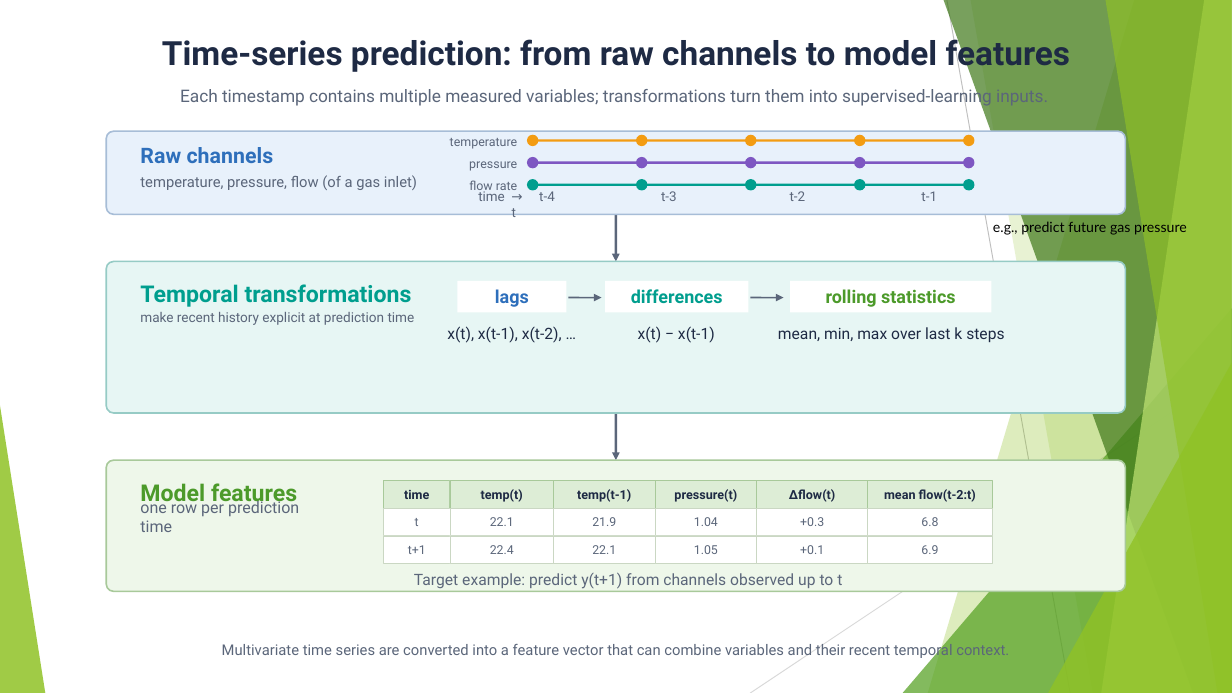
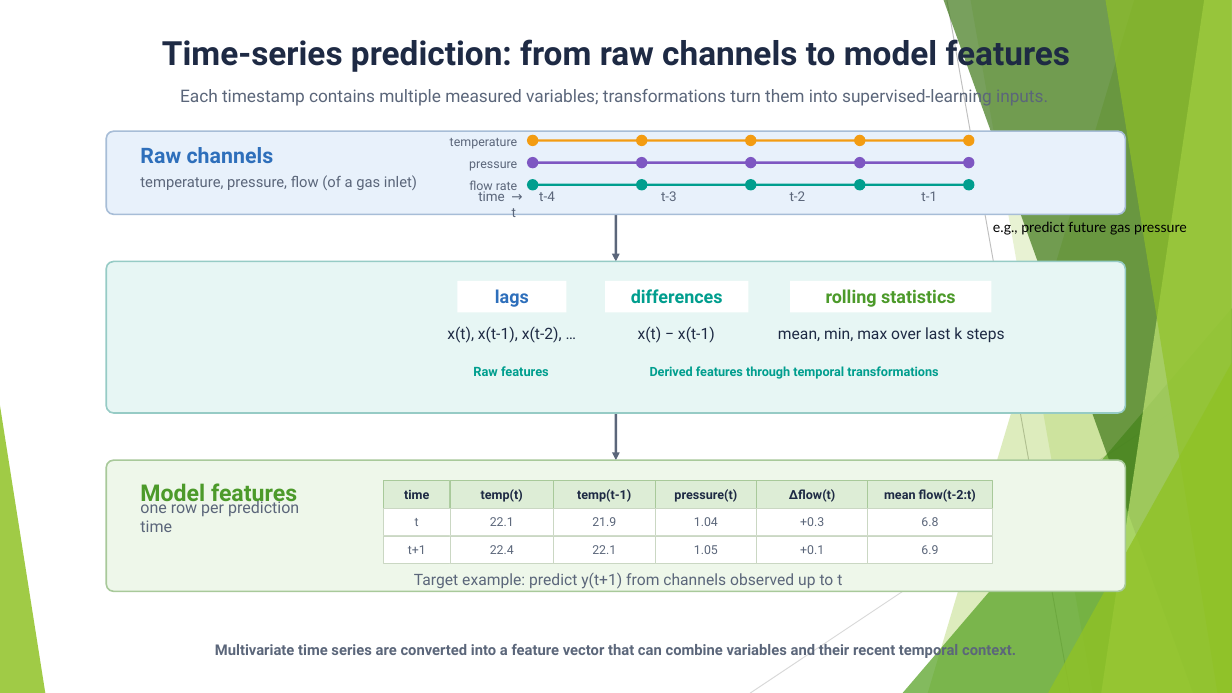
Before and after one commit to FranzGH/timeseries, a slide deck: slide 16 of Slides/01 Problem formulation and data structure.pptx (slide 15 before the commit). Drawn at 1232x693 pixels with LibreOffice and Linux fonts; fonts in the diff are those of the drawing. Boxes give left, top, right and bottom in pixels: in the first picture for what was removed or moved away, otherwise in the second. Text is boxed around its words. In the diff, an @@ line names an element or a change of style, - is before the commit and + after.

```diff
--- a/Slides/01 Problem formulation and data structure.pptx
+++ b/Slides/01 Problem formulation and data structure.pptx
@@ arrow removed from (568, 298) to (602, 298) @@
@@ arrow removed from (750, 298) to (784, 298) @@
@@ text removed at <box>140,312,415,325</box> @@
-make recent history explicit at prediction time
@@ text added at <box>473,366,549,376</box>, 10 pt, text #009E8E, bold @@
+Raw features
@@ text at <box>650,366,938,379</box>: text changed; size 18 to 9.9 pt @@
-Temporal transformations
+Derived features through temporal transformations
@@ text "Multivariate time series are converted ..." at <box>215,641,1016,659</box>: bold on @@
```
Also in this commit, not shown: 7 other slides changed, 1 slide added, 1 other file.
